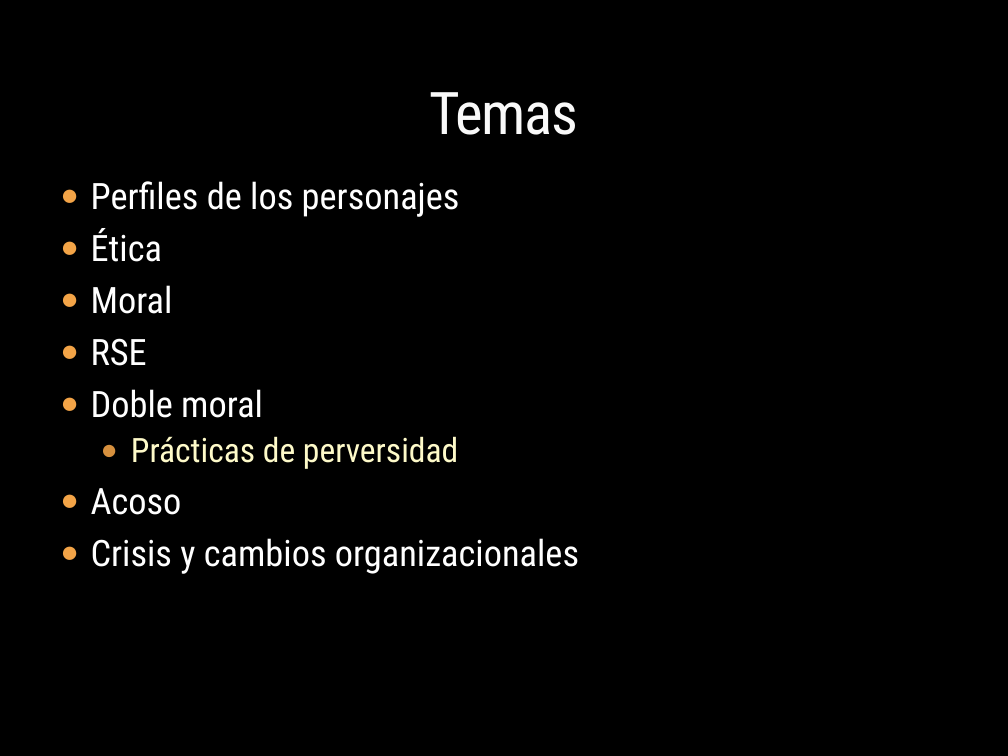
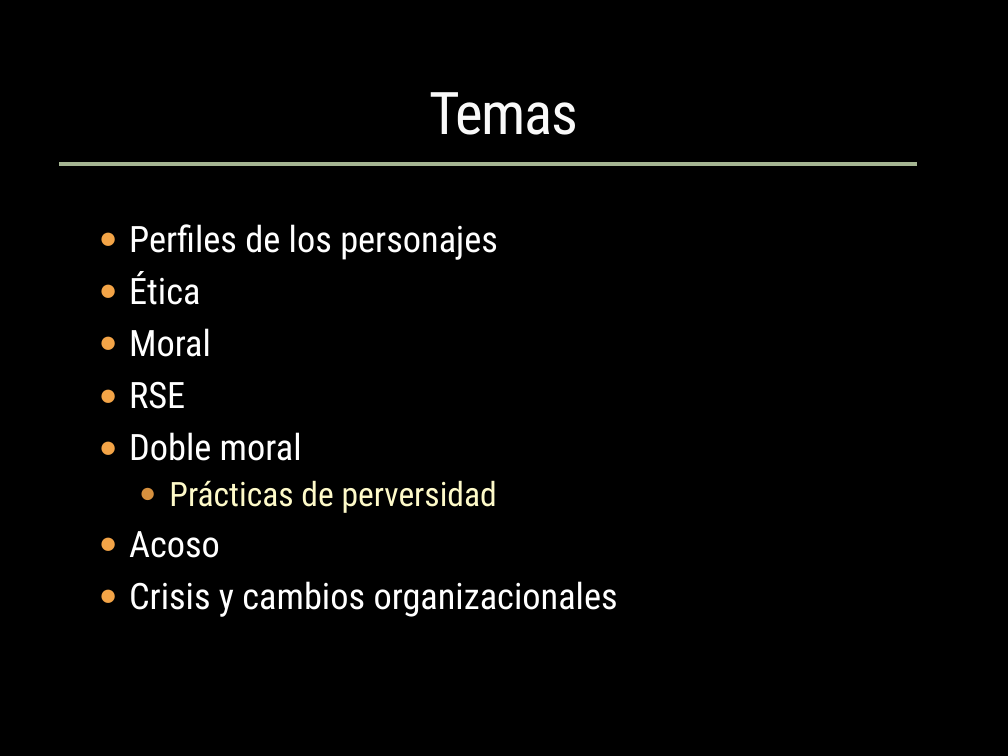
Before and after one commit to carlamadeo/proyectosfacultad, a slide deck: slide 2 of Administracion Gerencial/TP - Gladiator.pptx. Drawn at 1008x756 pixels with LibreOffice and Linux fonts; fonts in the diff are those of the drawing; background and template pictures are left out. Boxes give left, top, right and bottom in pixels: in the first picture for what was removed or moved away, otherwise in the second. Text is boxed around its words. In the diff, an @@ line names an element or a change of style, - is before the commit and + after.

```diff
--- a/Administracion Gerencial/TP - Gladiator.pptx
+++ b/Administracion Gerencial/TP - Gladiator.pptx
@@ line added from (59, 163) to (916, 163), #A5B592 3 pt @@
@@ text "Perfiles de los personajes": place and size @@
-text "Perfiles de los personajes" at [91,181,579,574]
+text "Perfiles de los personajes" at [129,224,618,617]
```
Also in this commit, not shown: 7 other slides changed, 1 slide added, 1 slide removed, 1 other file.
